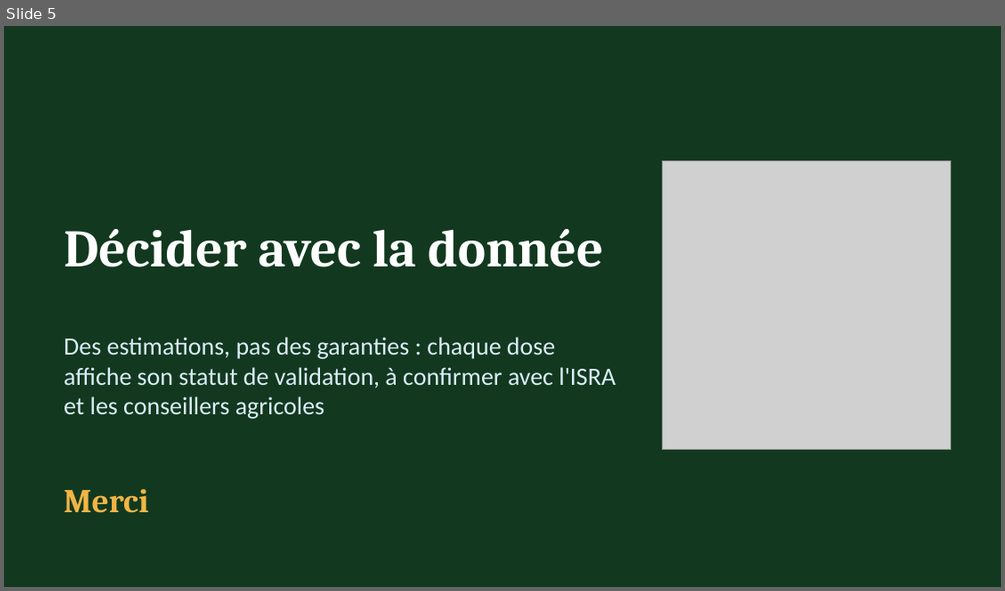
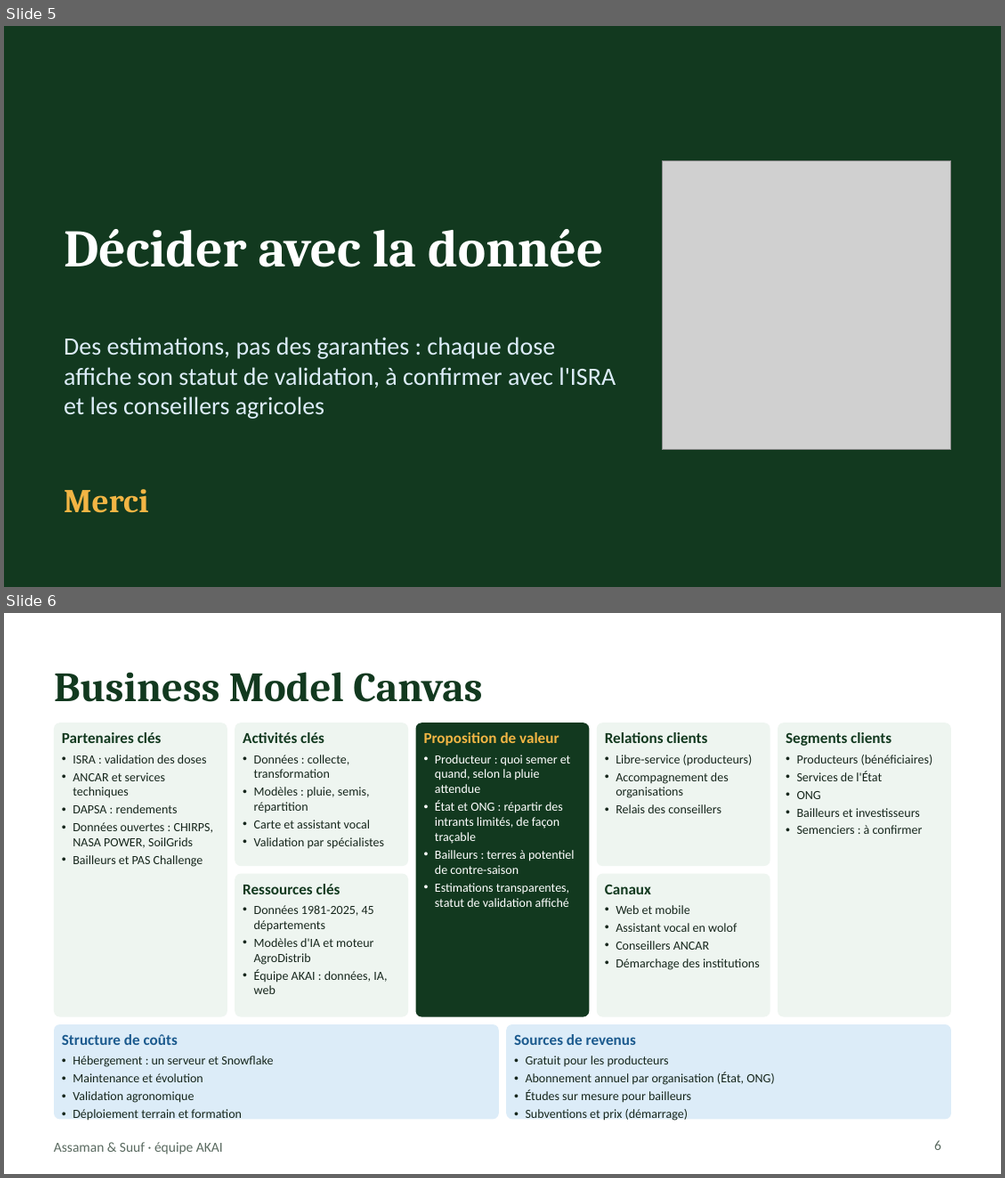
Before and after one commit to abdoudjigo/SALTIS_PAS_CHALLENGE_2026, a slide deck: docs/presentation-pitch.pptx. Shown one above the other, each under a label of ours: slide 5 before the commit, slides 5 and 6 after it. The pictures are 1005x591 and 1005x1178 pixels, drawn with LibreOffice and Linux fonts; fonts in the diff are those of the drawing; grey boxes stand for pictures. Boxes give left, top, right and bottom in pixels: in the first picture for what was removed or moved away, otherwise in the second. Text is boxed around its words. In the diff, an @@ line names an element or a change of style, - is before the commit and + after.

Commit message:
Feat(docs) : Ajout d'un business model canva

```diff
--- a/docs/presentation-pitch.pptx
+++ b/docs/presentation-pitch.pptx
@@ slide 6 added at (4, 613, 1001, 1174), background #FFFFFF @@
@@ title added at (54, 672, 482, 702), 30 pt, text #12391F, bold @@
+Business Model Canvas
@@ rounded rectangle added at (54, 722, 227, 1017), fill #EEF5F0 @@
@@ text added at (62, 732, 213, 867), 9 pt, text #16261C @@
+Partenaires clés
+• ISRA : validation des doses
+• ANCAR et services techniques
+• DAPSA : rendements
+• Données ouvertes : CHIRPS, NASA POWER, SoilGrids
+• Bailleurs et PAS Challenge
@@ rounded rectangle added at (235, 722, 408, 866), fill #EEF5F0 @@
@@ text added at (243, 732, 384, 849), 9 pt, text #16261C @@
+Activités clés
+• Données : collecte, transformation
+• Modèles : pluie, semis, répartition
+• Carte et assistant vocal
+• Validation par spécialistes
@@ rounded rectangle added at (416, 722, 589, 1017), fill #12391F @@
@@ text added at (424, 732, 574, 907), 9 pt, text #FFFFFF @@
+Proposition de valeur
+• Producteur : quoi semer et quand, selon la pluie attendue
+• État et ONG : répartir des intrants limités, de façon traçable
+• Bailleurs : terres à potentiel de contre-saison
+• Estimations transparentes, statut de validation affiché
@@ rounded rectangle added at (597, 722, 770, 866), fill #EEF5F0 @@
@@ text added at (605, 732, 752, 813), 9 pt, text #16261C @@
+Relations clients
+• Libre-service (producteurs)
+• Accompagnement des organisations
+• Relais des conseillers
@@ rounded rectangle added at (777, 722, 951, 1017), fill #EEF5F0 @@
@@ text added at (785, 732, 933, 834), 9 pt, text #16261C @@
+Segments clients
+• Producteurs (bénéficiaires)
+• Services de l'État
+• ONG
+• Bailleurs et investisseurs
+• Semenciers : à confirmer
@@ rounded rectangle added at (235, 873, 408, 1017), fill #EEF5F0 @@
@@ rounded rectangle added at (597, 873, 770, 1017), fill #EEF5F0 @@
@@ text added at (243, 884, 387, 994), 9 pt, text #16261C @@
+Ressources clés
+• Données 1981-2025, 45 départements
+• Modèles d'IA et moteur AgroDistrib
+• Équipe AKAI : données, IA, web
@@ text added at (605, 884, 760, 970), 9 pt, text #16261C @@
+Canaux
+• Web et mobile
+• Assistant vocal en wolof
+• Conseillers ANCAR
+• Démarchage des institutions
@@ rounded rectangle added at (54, 1023, 499, 1119), fill #DCECF8 @@
@@ text added at (62, 1034, 273, 1120), 9 pt, text #16261C @@
+Structure de coûts
+• Hébergement : un serveur et Snowflake
+• Maintenance et évolution
+• Validation agronomique
+• Déploiement terrain et formation
@@ rounded rectangle added at (506, 1023, 951, 1119), fill #DCECF8 @@
@@ text added at (514, 1034, 774, 1120), 9 pt, text #16261C @@
+Sources de revenus
+• Gratuit pour les producteurs
+• Abonnement annuel par organisation (État, ONG)
+• Études sur mesure pour bailleurs
+• Subventions et prix (démarrage)
@@ text added at (54, 1142, 223, 1154), 10 pt, text #5B6B61 @@
+Assaman & Suuf · équipe AKAI
@@ page number added at (934, 1140, 941, 1150), 10 pt, text #5B6B61 @@
+6
```
Also in this commit, not shown: 2 other files.
